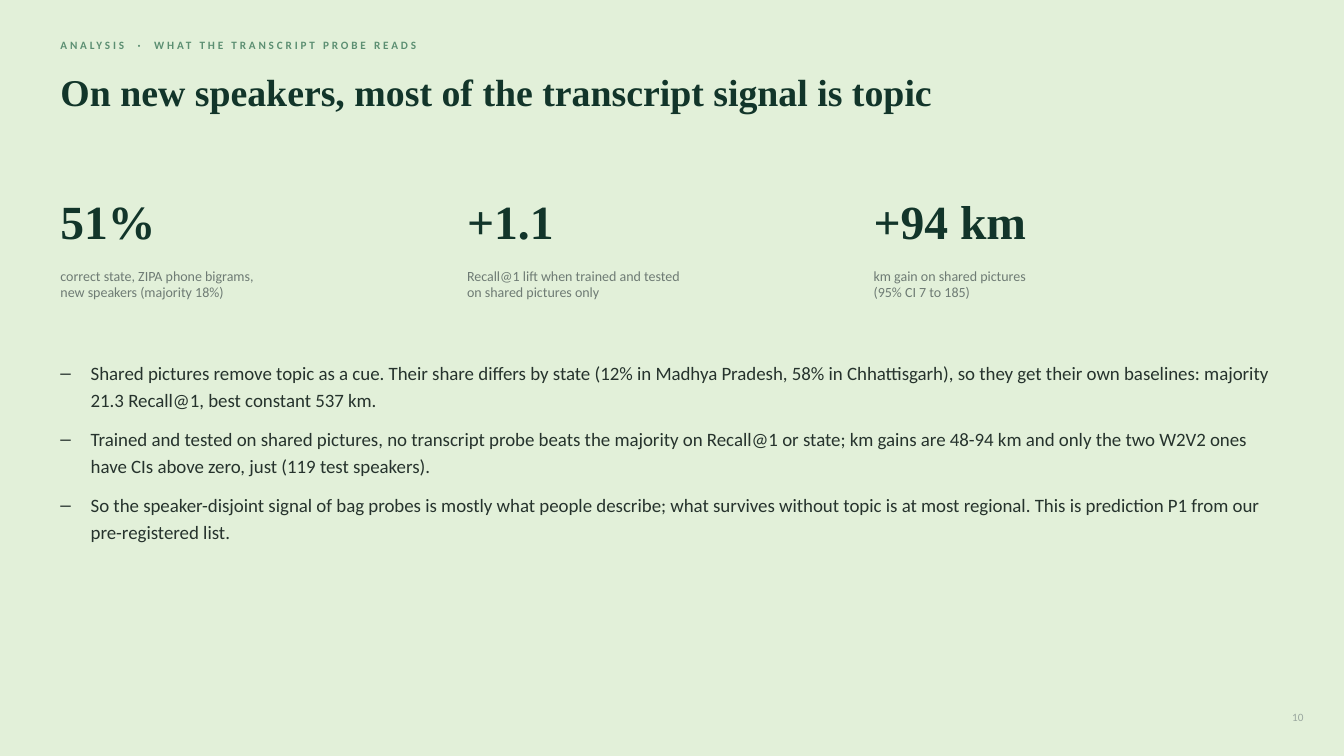
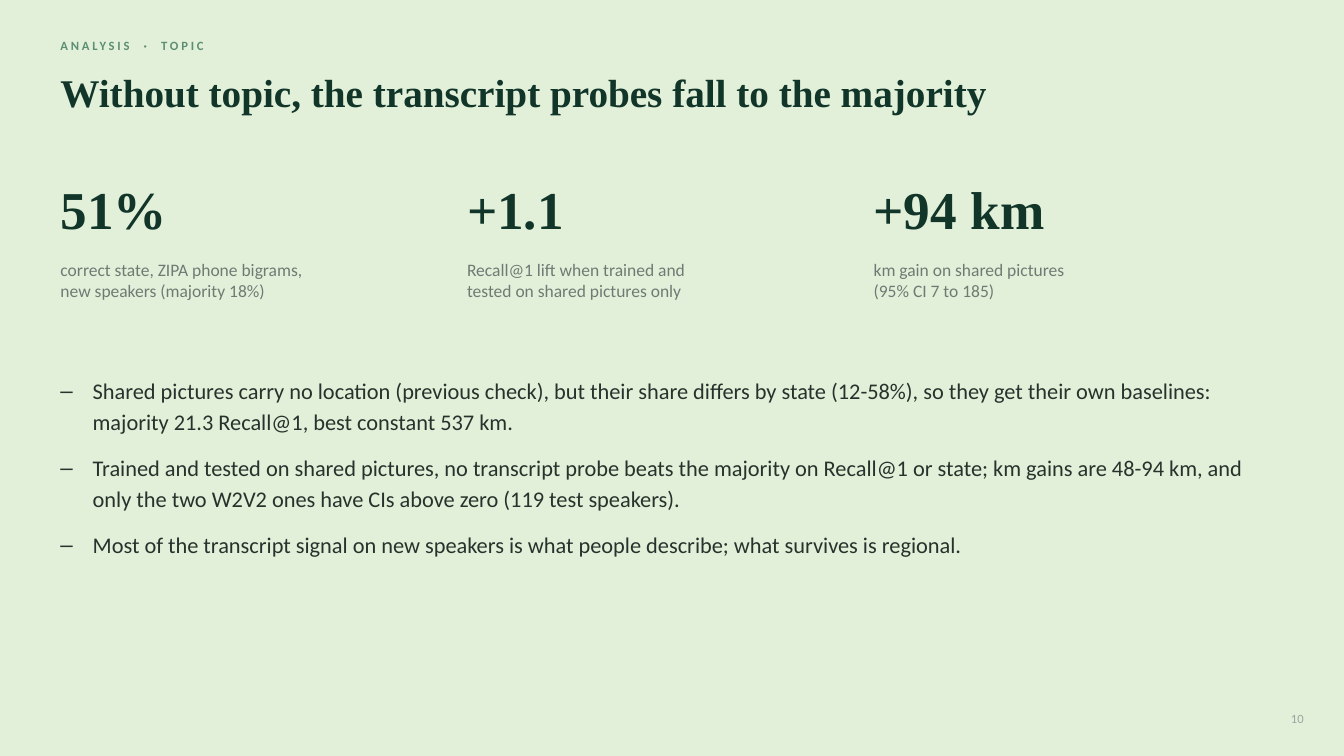
Before and after one commit to unignoramus11/sal-project, a slide deck: slide 10 of slides/mid/mid_evaluation.pptx. Drawn at 1344x756 pixels with LibreOffice and Linux fonts; fonts in the diff are those of the drawing. Boxes give left, top, right and bottom in pixels: in the first picture for what was removed or moved away, otherwise in the second. Text is boxed around its words. In the diff, an @@ line names an element or a change of style, - is before the commit and + after.

Commit message:
Rebuild the mid deck and add evaluation checks to the write-up

```diff
--- a/slides/mid/mid_evaluation.pptx
+++ b/slides/mid/mid_evaluation.pptx
@@ text at (161, 42, 203, 50): text changed; size 8 to 9 pt @@
-ANALYSIS · WHAT THE TRANSCRIPT PROBE READS
+ANALYSIS · TOPIC
@@ text at (60, 79, 987, 115): text changed; size 27 to 28 pt @@
-On new speakers, most of the transcript signal is topic
+Without topic, the transcript probes fall to the majority
@@ 3 texts: place and size @@
-3 texts at (60, 206, 1026, 240)
+3 texts at (60, 192, 1044, 230)
@@ size 34 to 38 pt in 3 elements at (60, 193, 166, 230), (467, 194, 564, 230), (874, 192, 1044, 230) @@
@@ size 10 to 12.5 pt in 3 elements at (467, 264, 685, 300), (874, 264, 1064, 299), (60, 264, 303, 300) @@
@@ text "correct state, ZIPA phone bigrams, ...": place and size @@
-text "correct state, ZIPA phone bigrams, ..." at (60, 271, 253, 300)
+text "correct state, ZIPA phone bigrams, ..." at (60, 264, 303, 300)
@@ text "Recall@1 lift when trained and ...": place and size @@
-text "Recall@1 lift when trained and ..." at (467, 271, 680, 299)
+text "Recall@1 lift when trained and ..." at (467, 264, 685, 300)
@@ text "km gain on shared pictures ...": place and size @@
-text "km gain on shared pictures ..." at (874, 271, 1025, 299)
+text "km gain on shared pictures ..." at (874, 264, 1064, 299)
@@ text at (93, 383, 1242, 557): text changed; size 13.5 to 16 pt @@
-– Shared pictures remove topic as a cue. Their share differs by state (12% in Madhya Pradesh, 58% in Chhattisgarh), so they get their own baselines: majority 21.3 Recall@1, best constant 537 km.
-– Trained and tested on shared pictures, no transcript probe beats the majority on Recall@1 or state; km gains are 48-94 km and only the two W2V2 ones have CIs above zero, just (119 test speakers).
-– So the speaker-disjoint signal of bag probes is mostly what people describe; what survives without topic is at most regional. This is prediction P1 from our pre-registered list.
+– Shared pictures carry no location (previous check), but their share differs by state (12-58%), so they get their own baselines: majority 21.3 Recall@1, best constant 537 km.
+– Trained and tested on shared pictures, no transcript probe beats the majority on Recall@1 or state; km gains are 48-94 km, and only the two W2V2 ones have CIs above zero (119 test speakers).
+– Most of the transcript signal on new speakers is what people describe; what survives is regional.
@@ text "10" at (1291, 715, 1304, 723): size 8 to 9 pt @@
```
Also in this commit, not shown: 14 other slides changed, 6 slides added, 2 slides removed, 6 other files.
